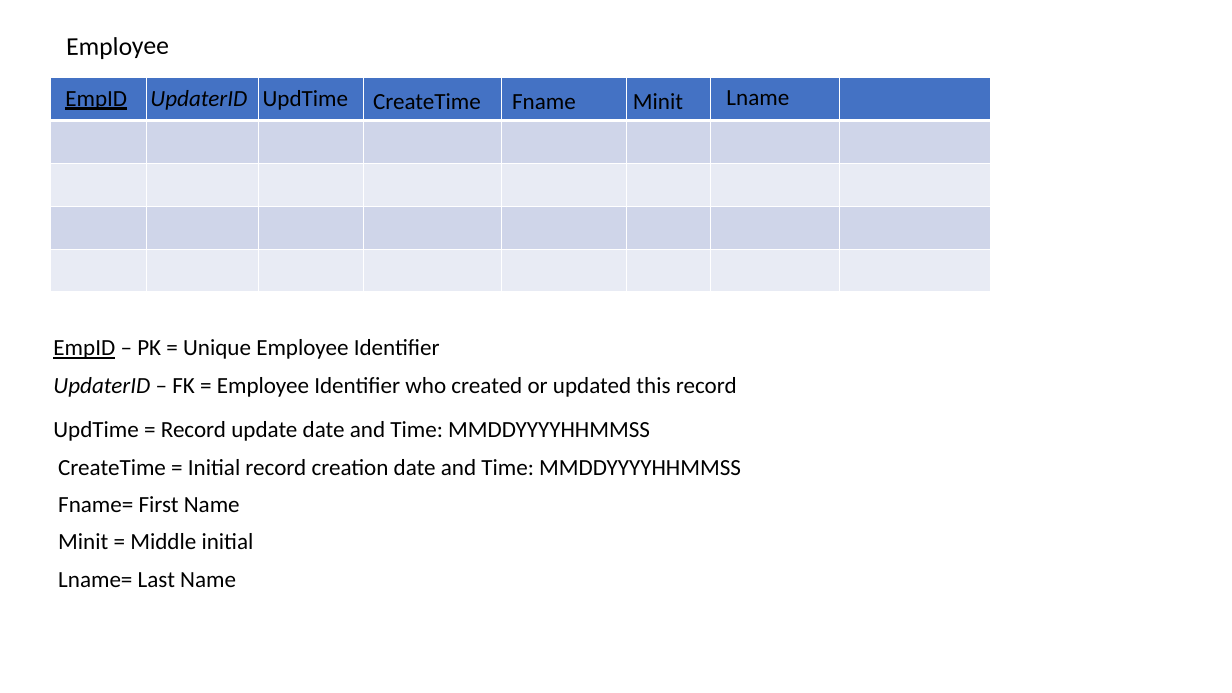
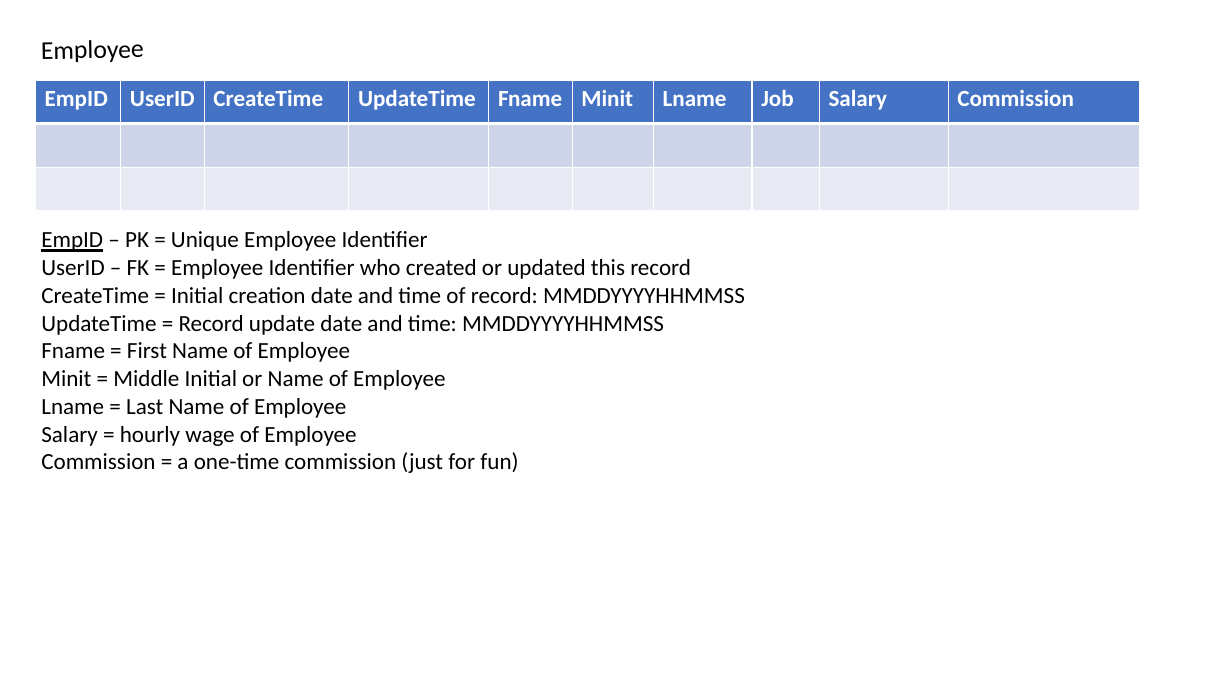
Before and after one commit to andrewroe/rosiessalon, a slide deck: slide 2 of documents/RosieSalonDataModel.pptx. Drawn at 1232x693 pixels with LibreOffice and Linux fonts; fonts in the diff are those of the drawing. Boxes give left, top, right and bottom in pixels: in the first picture for what was removed or moved away, otherwise in the second. Text is boxed around its words. In the diff, an @@ line names an element or a change of style, - is before the commit and + after.

```diff
--- a/documents/RosieSalonDataModel.pptx
+++ b/documents/RosieSalonDataModel.pptx
@@ text "Employee" moved from (x1=66, y1=37, x2=169, y2=59) to (x1=41, y1=40, x2=144, y2=62) @@
@@ table added at (x1=35, y1=80, x2=1140, y2=473), 3 rows, 10 columns @@
+EmpID | UserID | CreateTime | UpdateTime | Fname | Minit | Lname | Job | Salary | Commission
+ |  |  |  |  |  |  |  |  | 
+ |  |  |  |  |  |  |  |  | 
@@ table removed at (x1=51, y1=78, x2=990, y2=292), 5 rows, 8 columns @@
- |  |  |  |  |  |  | 
- |  |  |  |  |  |  | 
- |  |  |  |  |  |  | 
- |  |  |  |  |  |  | 
- |  |  |  |  |  |  | 
@@ text "EmpID – PK = Unique ..." moved from (x1=53, y1=339, x2=440, y2=359) to (x1=41, y1=231, x2=745, y2=473) @@
@@ text at (x1=41, y1=259, x2=745, y2=473): paragraphs added @@
+UserID – FK = Employee Identifier who created or updated this record
+CreateTime = Initial creation date and time of record: MMDDYYYYHHMMSS
+UpdateTime = Record update date and time: MMDDYYYYHHMMSS
+Fname = First Name of Employee
+Minit = Middle Initial or Name of Employee
+Lname = Last Name of Employee
+Salary = hourly wage of Employee
+Commission = a one-time commission (just for fun)
@@ text removed at (x1=53, y1=377, x2=737, y2=397) @@
-UpdaterID – FK = Employee Identifier who created or updated this record
@@ text removed at (x1=53, y1=421, x2=650, y2=441) @@
-UpdTime = Record update date and Time: MMDDYYYYHHMMSS
@@ text removed at (x1=58, y1=459, x2=741, y2=475) @@
-CreateTime = Initial record creation date and Time: MMDDYYYYHHMMSS
@@ text removed at (x1=58, y1=496, x2=240, y2=512) @@
-Fname= First Name
@@ text removed at (x1=58, y1=533, x2=254, y2=549) @@
-Minit = Middle initial
@@ text removed at (x1=58, y1=572, x2=236, y2=587) @@
-Lname= Last Name
```
Also in this commit, not shown: 11 other slides changed.
